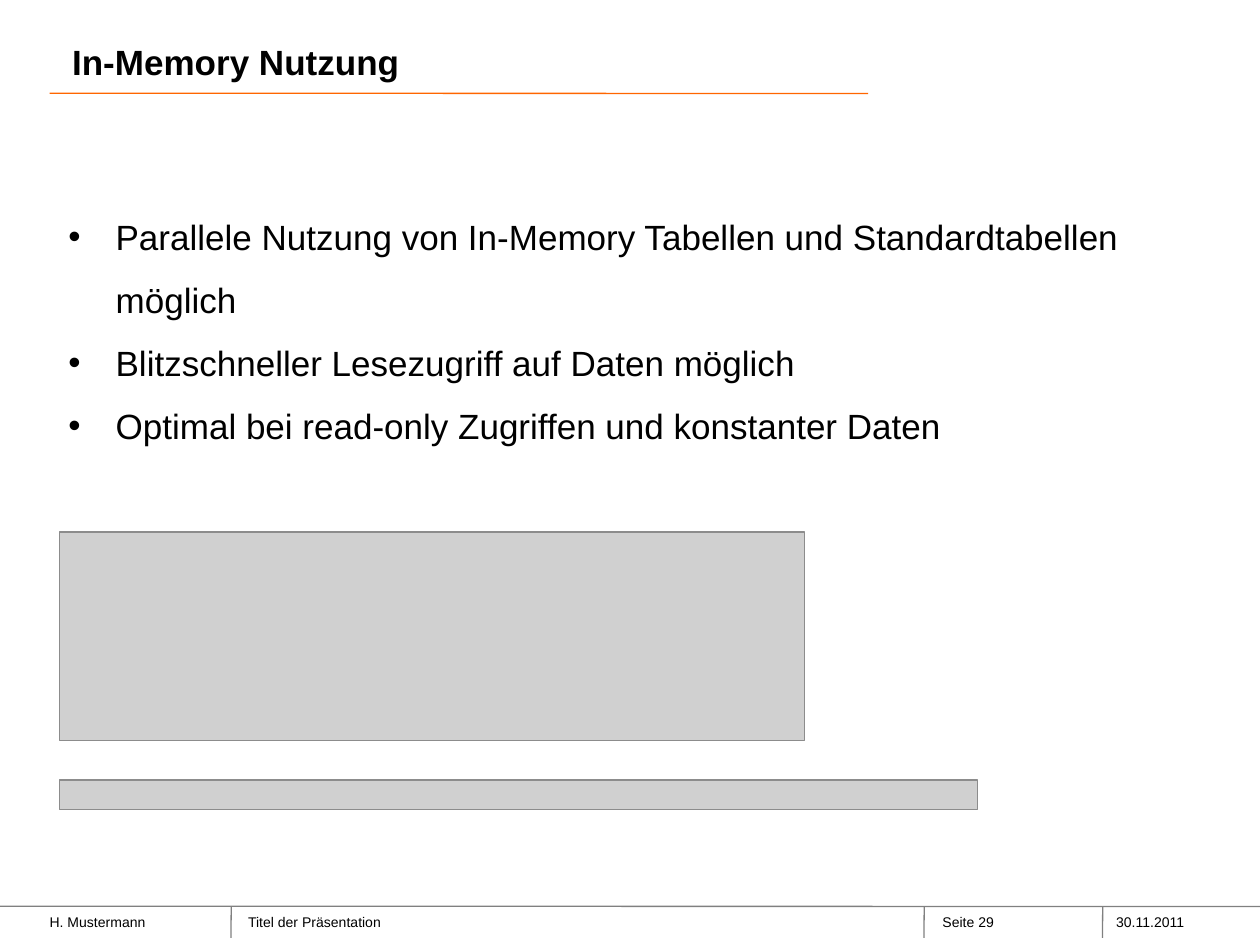
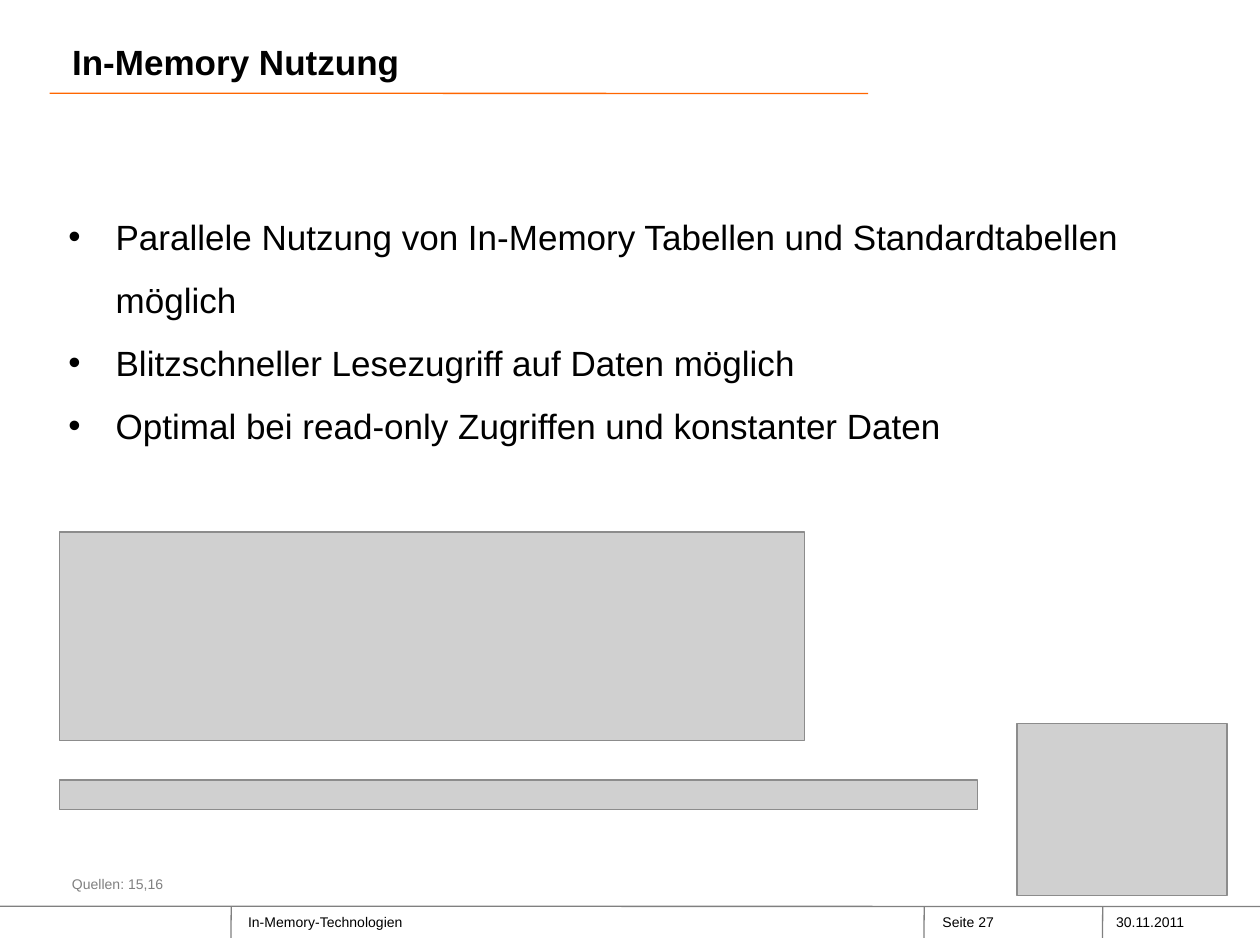
Before and after one commit to Philwi/ProjektseminarInMemory, a slide deck: slide 27 of SAPHana-Neueste überarbeitet.pptx (slide 29 before the commit). Drawn at 1260x945 pixels with LibreOffice and Linux fonts; fonts in the diff are those of the drawing; grey boxes stand for pictures; background and template pictures are left out. Boxes give left, top, right and bottom in pixels: in the first picture for what was removed or moved away, otherwise in the second. Text is boxed around its words. In the diff, an @@ line names an element or a change of style, - is before the commit and + after.

```diff
--- a/SAPHana-Neueste überarbeitet.pptx
+++ b/SAPHana-Neueste überarbeitet.pptx
@@ picture added at bbox=[1017, 724, 1227, 896] @@
@@ text added at bbox=[72, 879, 163, 892], 8 pt, text #808080 @@
+Quellen: 15,16
@@ text removed at bbox=[50, 917, 145, 927] @@
-H. Mustermann
@@ text at bbox=[248, 917, 402, 930]: text changed @@
-Titel der Präsentation
+In-Memory-Technologien
@@ page number at bbox=[942, 917, 994, 927]: text changed @@
-Seite 29
+Seite 27
```
Also in this commit, not shown: 31 other slides changed, 7 slides added, 16 slides removed.
